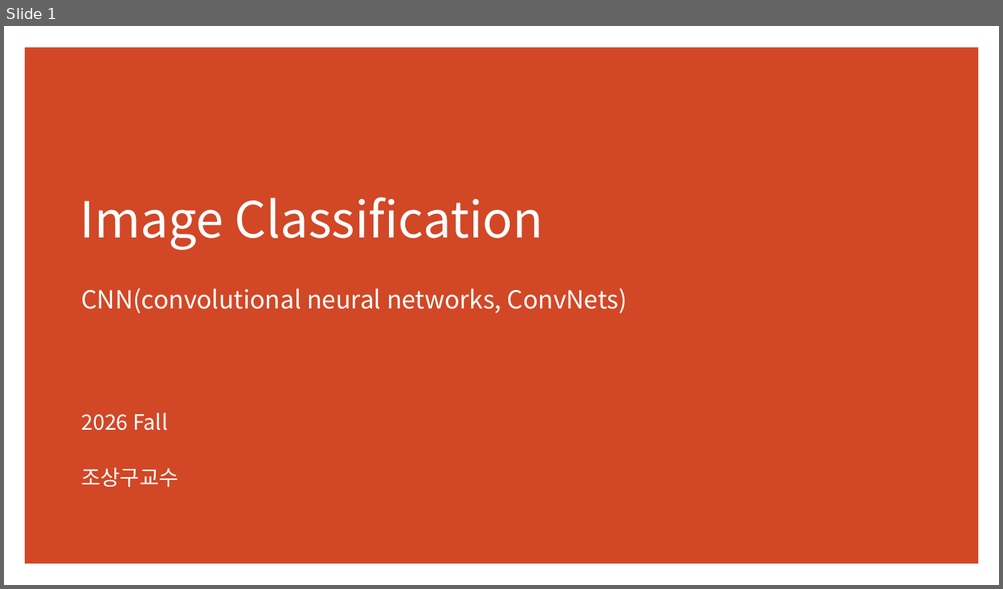
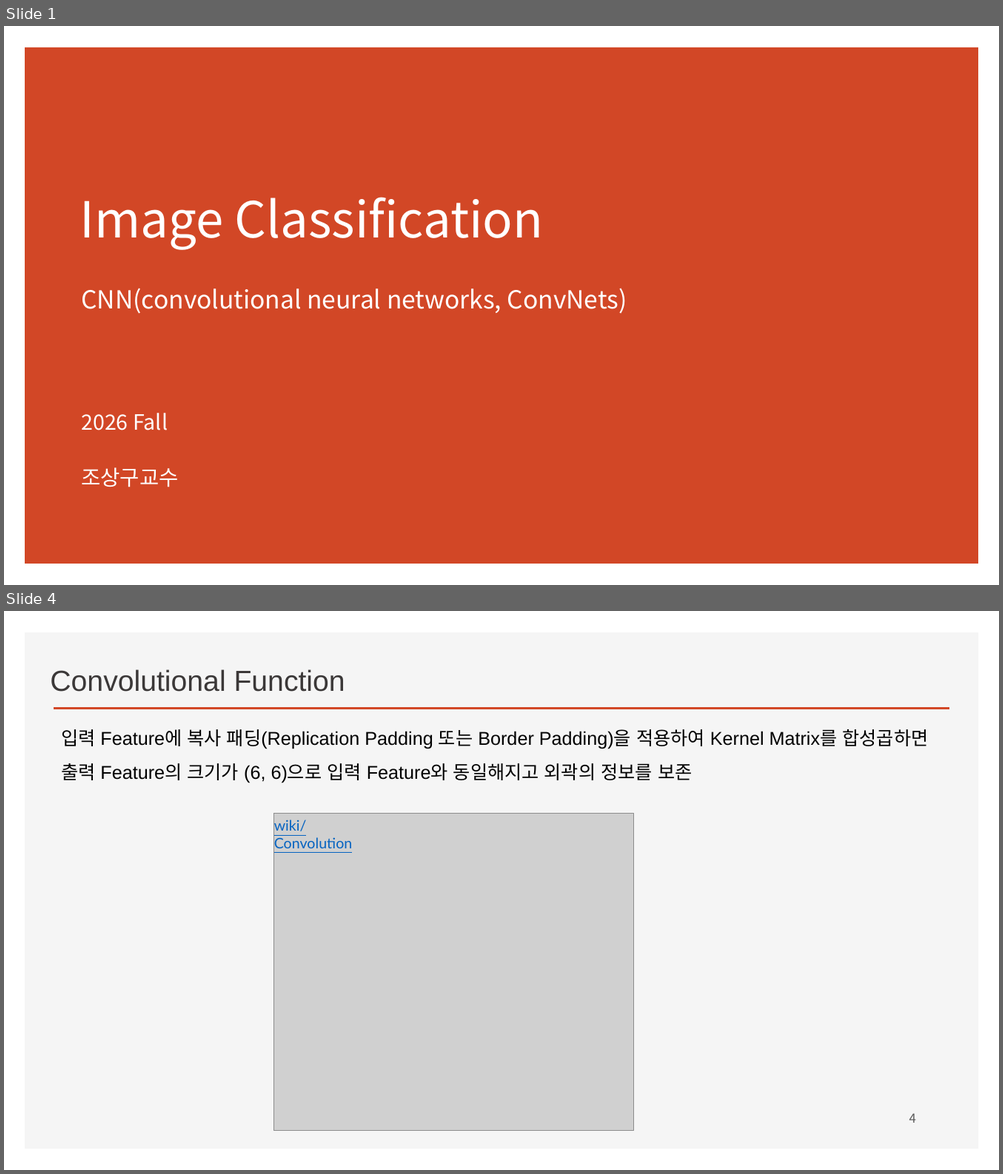
Before and after one commit to ancestor9/2026_Fall_Deep-Learning-with-Python, a slide deck: CNN/CNN.pptx. Shown one above the other, each under a label of ours: slide 1 before the commit, slides 1 and 4 after it; the slides between them are not shown. The pictures are 1003x589 and 1003x1174 pixels, drawn with LibreOffice and Linux fonts; fonts in the diff are those of the drawing; grey boxes stand for pictures; background and template pictures are left out. Boxes give left, top, right and bottom in pixels: in the first picture for what was removed or moved away, otherwise in the second. Text is boxed around its words. In the diff, an @@ line names an element or a change of style, - is before the commit and + after.

```diff
--- a/CNN/CNN.pptx
+++ b/CNN/CNN.pptx
@@ slide 4 added at bbox=[4, 611, 999, 1170], background #FFFFFF @@
@@ rectangle added at bbox=[25, 632, 979, 1150], fill #F5F5F5 @@
@@ text added at bbox=[50, 669, 345, 692], 28 pt, text #3B3838 @@
+Convolutional Function
@@ line added from (54, 709) to (949, 709), #D24726 2 pt @@
@@ text added at bbox=[61, 729, 928, 783], 18 pt, text #000000 @@
+입력 Feature에 복사 패딩(Replication Padding 또는 Border Padding)을 적용하여 Kernel Matrix를 합성곱하면 출력 Feature의 크기가 (6, 6)으로 입력 Feature와 동일해지고 외곽의 정보를 보존
@@ picture added at bbox=[274, 813, 634, 1131] @@
@@ text added at bbox=[274, 820, 353, 849], 14 pt, text #0563C1, underline @@
+wiki/Convolution
@@ page number added at bbox=[909, 1113, 916, 1123], 12 pt, text #595959 @@
+4
```
Also in this commit, not shown: 12 slides changed, 10 other slides added, 7 slides removed.
